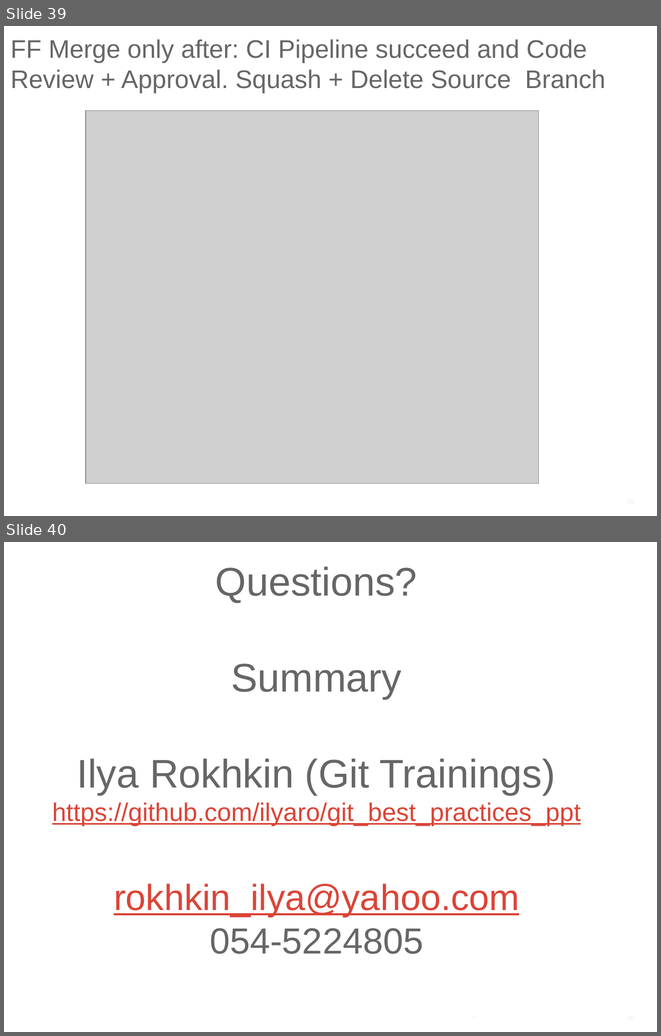
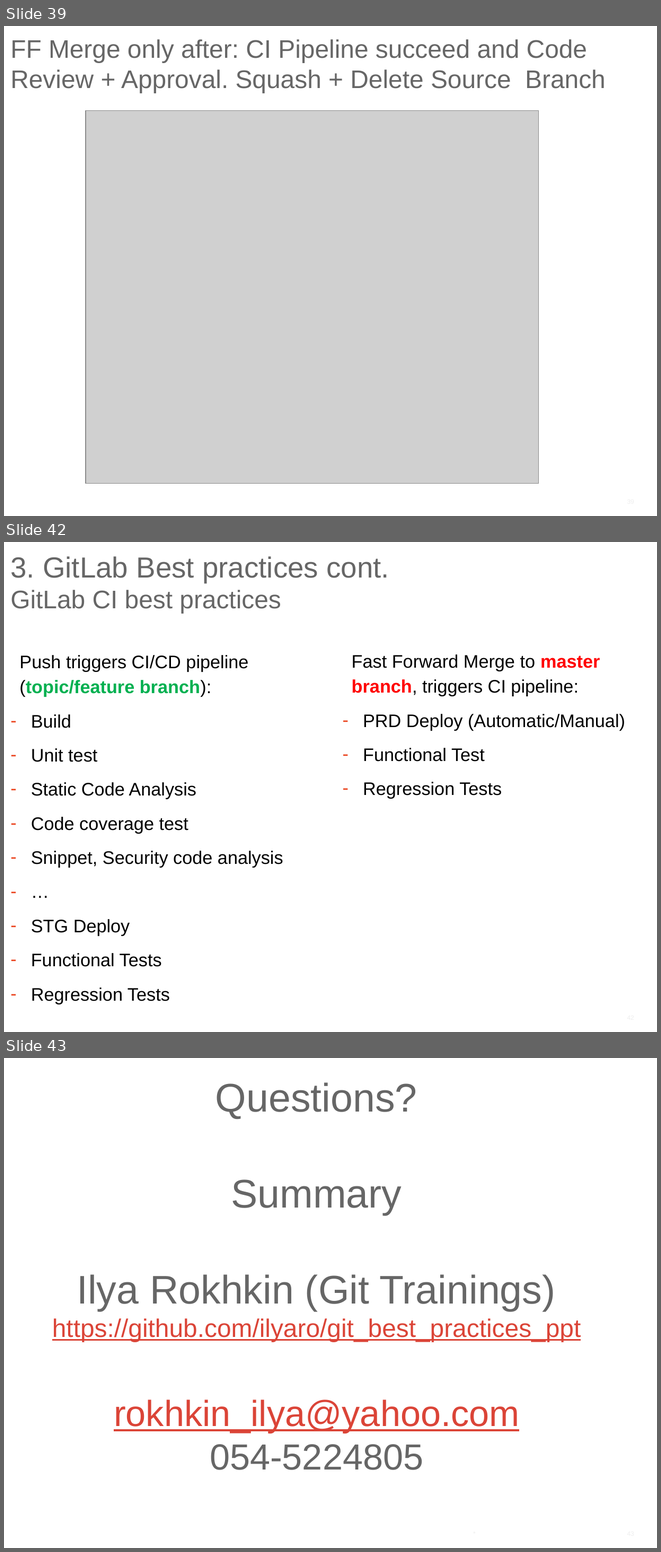
Before and after one commit to ilyaro/mysite, a slide deck: WorkStuff/Courses/Git/Git_Gitlab_Best_Practices/Git_Gitlab_BestPractices.pptx. Shown one above the other, each under a label of ours: slides 39 and 40 before the commit, slides 39, 42 and 43 after it; the slides between them are not shown. The pictures are 661x1036 and 661x1552 pixels, drawn with LibreOffice and Linux fonts; fonts in the diff are those of the drawing; grey boxes stand for pictures. Boxes give left, top, right and bottom in pixels: in the first picture for what was removed or moved away, otherwise in the second. Text is boxed around its words. In the diff, an @@ line names an element or a change of style, - is before the commit and + after.

Commit message:
Adding Gitlab Best practices

```diff
--- a/WorkStuff/Courses/Git/Git_Gitlab_Best_Practices/Git_Gitlab_BestPractices.pptx
+++ b/WorkStuff/Courses/Git/Git_Gitlab_Best_Practices/Git_Gitlab_BestPractices.pptx
@@ slide 42 added at [4, 542, 657, 1032], background #FFFFFF @@
@@ title added at [10, 556, 389, 614], 32 pt, text #666666 @@
+3. GitLab Best practices cont.
+GitLab CI best practices
@@ text added at [19, 655, 283, 1004], 20 pt, text #000000 @@
+Push triggers CI/CD pipeline
+(topic/feature branch):
+– Build
+– Unit test
+– Static Code Analysis
+– Code coverage test
+– Snippet, Security code analysis
+– …
+– STG Deploy
+– Functional Tests
+– Regression Tests
@@ text added at [352, 654, 625, 799], 20 pt, text #000000 @@
+Fast Forward Merge to master branch, triggers CI pipeline:
+– PRD Deploy (Automatic/Manual)
+– Functional Test
+– Regression Tests
@@ what was slide 40 is now slide 43 @@
```
Also in this commit, not shown: 6 slides changed, 2 other slides added.
